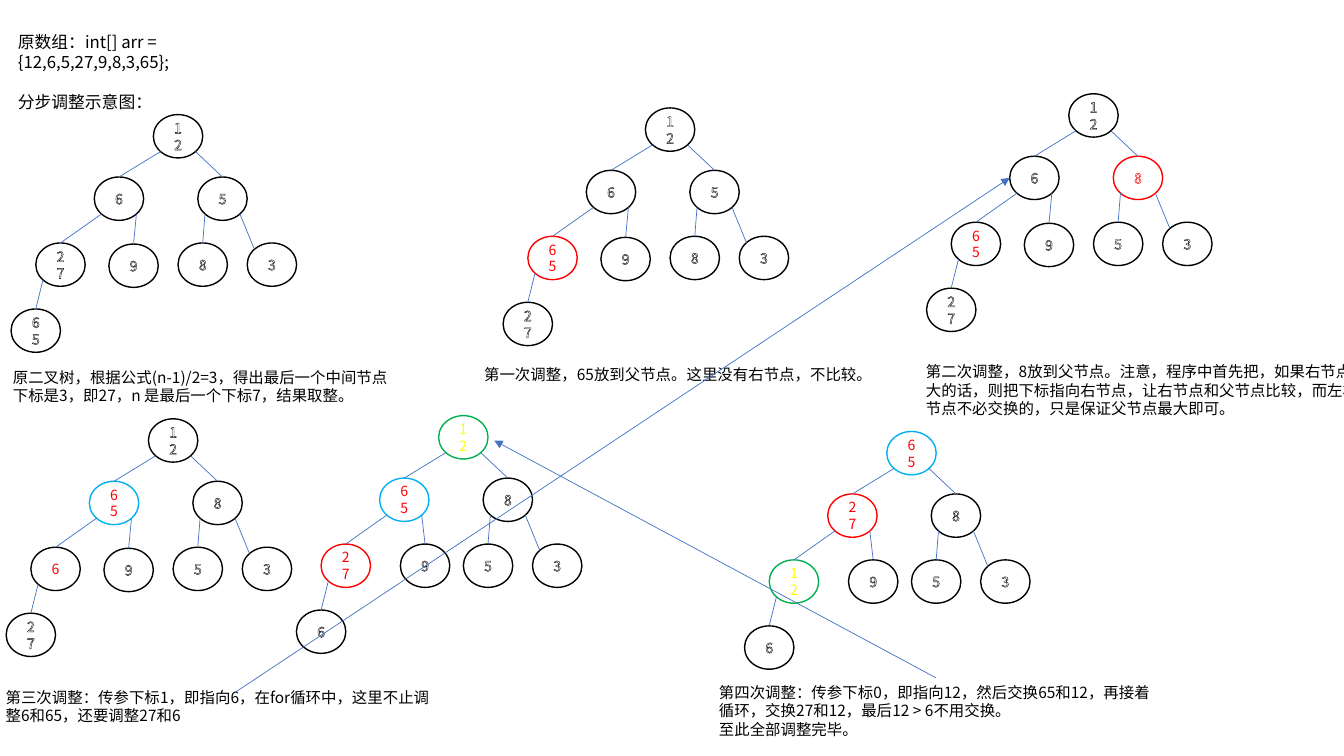
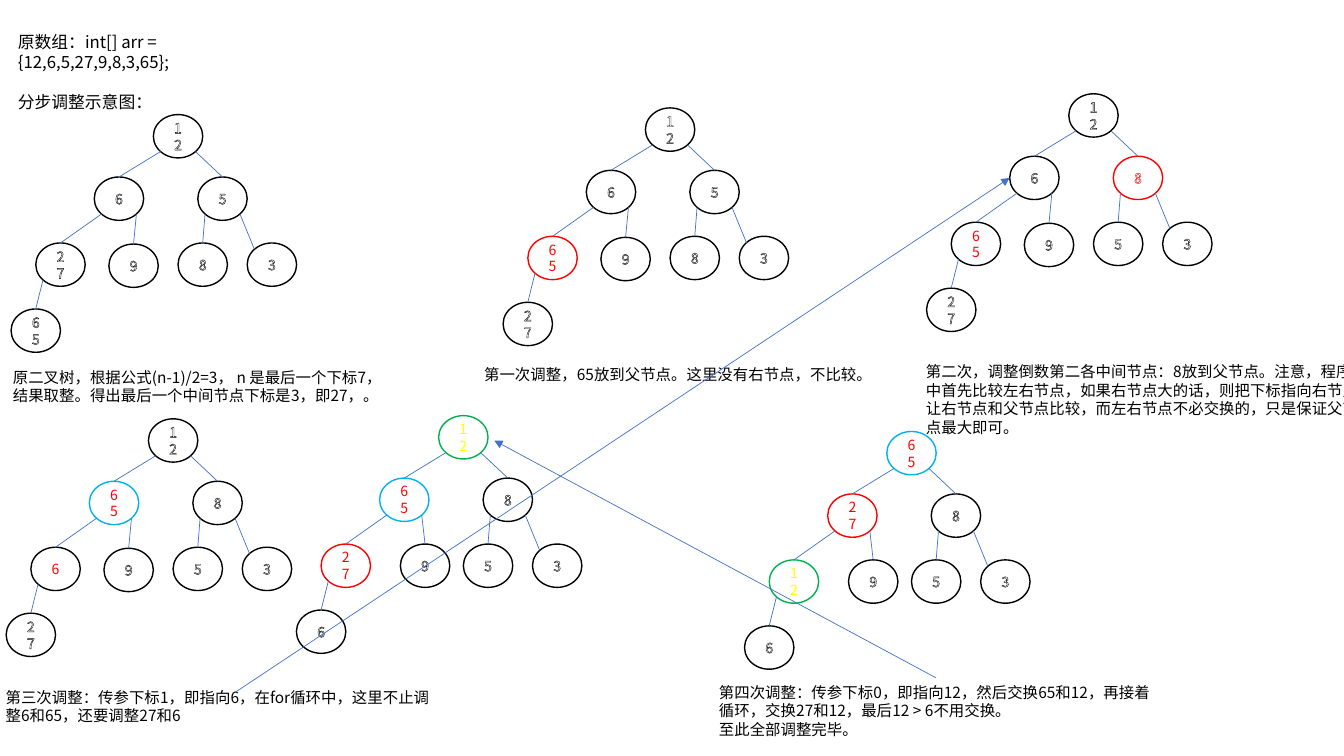
Before and after one commit to NicholasRabbit/Data-Structure-and-Algorithm, a slide deck: slide 1 of 9_BinaryTree/4_HeapSort/调整大顶堆分步解析图-个人.pptx. Drawn at 1344x756 pixels with LibreOffice and Linux fonts; fonts in the diff are those of the drawing. Boxes give left, top, right and bottom in pixels: in the first picture for what was removed or moved away, otherwise in the second. Text is boxed around its words. In the diff, an @@ line names an element or a change of style, - is before the commit and + after.

```diff
--- a/9_BinaryTree/4_HeapSort/调整大顶堆分步解析图-个人.pptx
+++ b/9_BinaryTree/4_HeapSort/调整大顶堆分步解析图-个人.pptx
@@ text at [13,370,381,403]: text changed @@
-原二叉树，根据公式(n-1)/2=3，得出最后一个中间节点下标是3，即27，n 是最后一个下标7，结果取整。
+原二叉树，根据公式(n-1)/2=3， n 是最后一个下标7，结果取整。得出最后一个中间节点下标是3，即27，。
@@ text at [926,364,1344,438]: text changed @@
-第二次调整，8放到父节点。注意，程序中首先把，如果右节点大的话，则把下标指向右节点，让右节点和父节点比较，而左右节点不必交换的，只是保证父节点最大即可。
+第二次，调整倒数第二各中间节点：8放到父节点。注意，程序中首先比较左右节点，如果右节点大的话，则把下标指向右节点，让右节点和父节点比较，而左右节点不必交换的，只是保证父节点最大即可。
```
Also in this commit, not shown: 13 other files.
